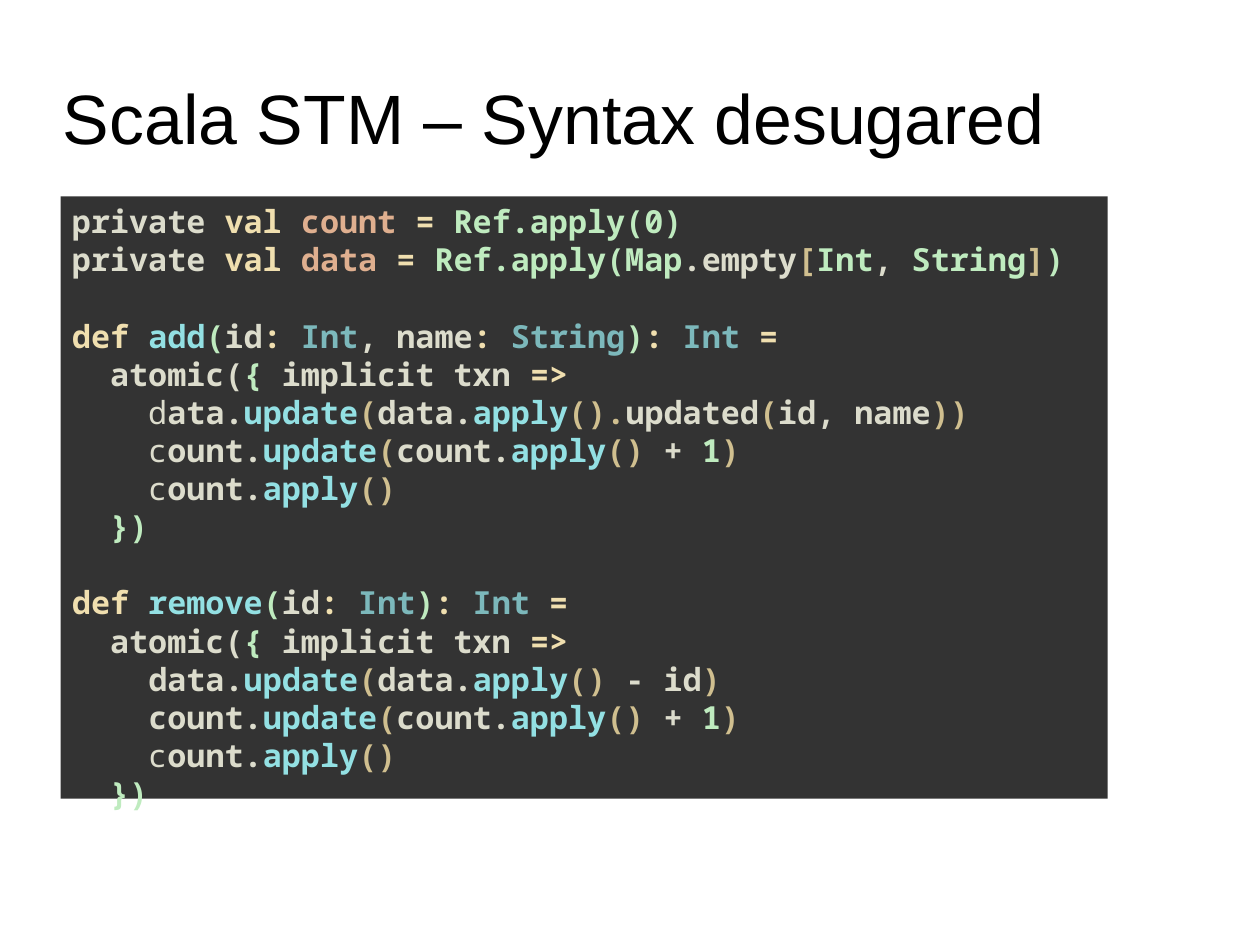
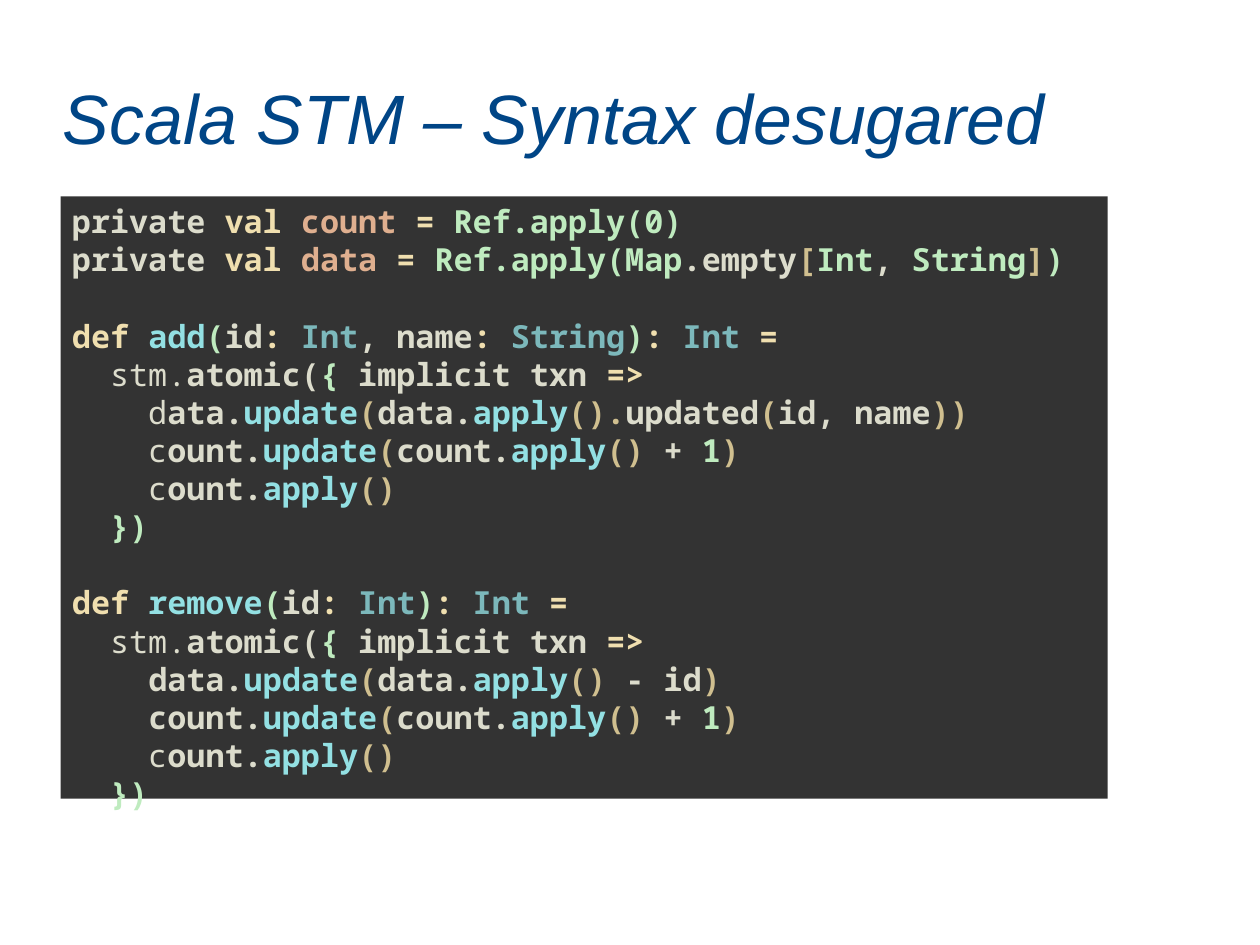
Before and after one commit to marcsaegesser/STMPresentation, a slide deck: slide 14 of slides/STMPresentation.odp. Drawn at 1260x945 pixels with LibreOffice and Linux fonts; fonts in the diff are those of the drawing. Boxes give left, top, right and bottom in pixels: in the first picture for what was removed or moved away, otherwise in the second. Text is boxed around its words. In the diff, an @@ line names an element or a change of style, - is before the commit and + after.

```diff
--- a/slides/STMPresentation.odp
+++ b/slides/STMPresentation.odp
@@ title "Scala STM – Syntax desugared" at box(63, 93, 1044, 157): text colour #000000 to #004586, italic on @@
@@ text in rectangle at box(110, 361, 587, 394): text changed @@
-atomic({ implicit txn =>
+stm.atomic({ implicit txn =>
@@ text in rectangle at box(110, 628, 587, 661): text changed @@
-atomic({ implicit txn =>
+stm.atomic({ implicit txn =>
```
Also in this commit, not shown: 28 other slides changed, 7 other files.
